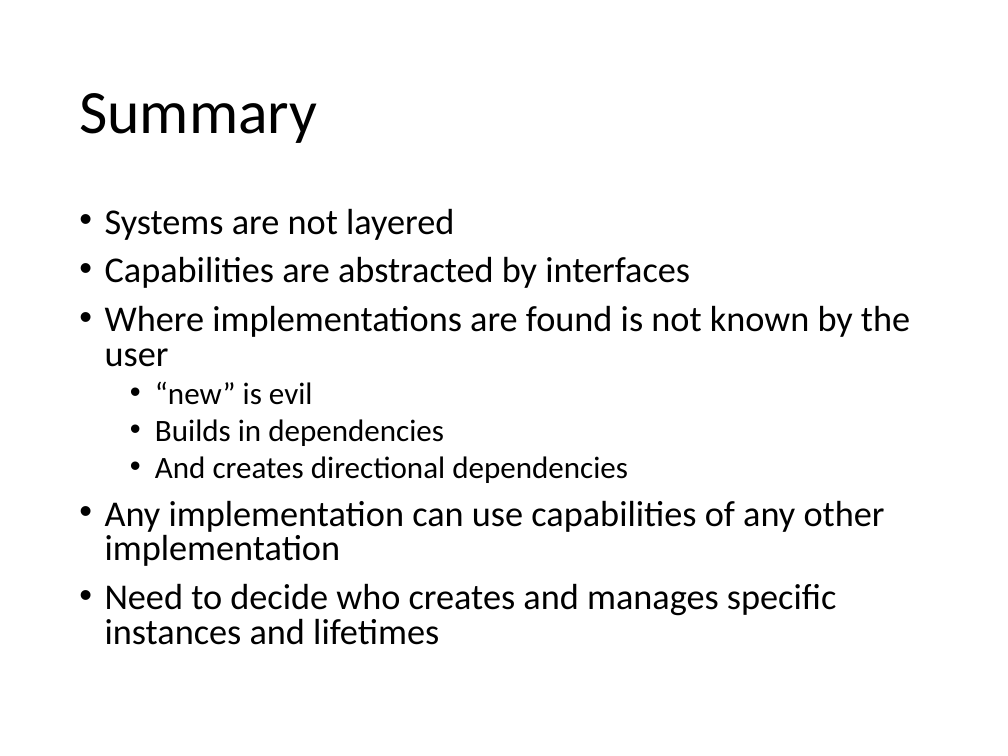
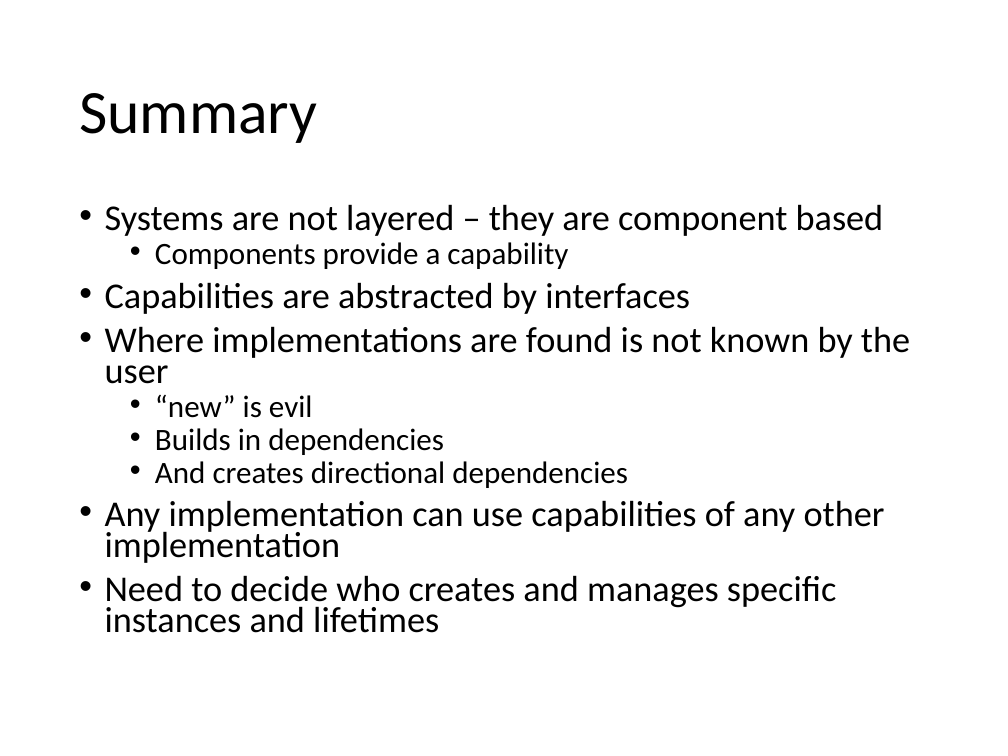
Before and after one commit to SeamlessThingies-Learn-DotNet3Day/DotNetProgramming, a slide deck: slide 24 of Slides/Ninject/1 - Dependency Inversion.pptx. Drawn at 1008x756 pixels with LibreOffice and Linux fonts; fonts in the diff are those of the drawing. Boxes give left, top, right and bottom in pixels: in the first picture for what was removed or moved away, otherwise in the second. Text is boxed around its words. In the diff, an @@ line names an element or a change of style, - is before the commit and + after.

```diff
--- a/Slides/Ninject/1 - Dependency Inversion.pptx
+++ b/Slides/Ninject/1 - Dependency Inversion.pptx
@@ text at [105,204,884,269]: text changed @@
-• Systems are not layered
+• Systems are not layered – they are component based
+  • Components provide a capability
@@ text at [105,282,910,633]: line spacing 0.8 to 0.7 @@
```
Also in this commit, not shown: 4 other slides changed, 1 slide added, 1 slide removed, 5 other files.
